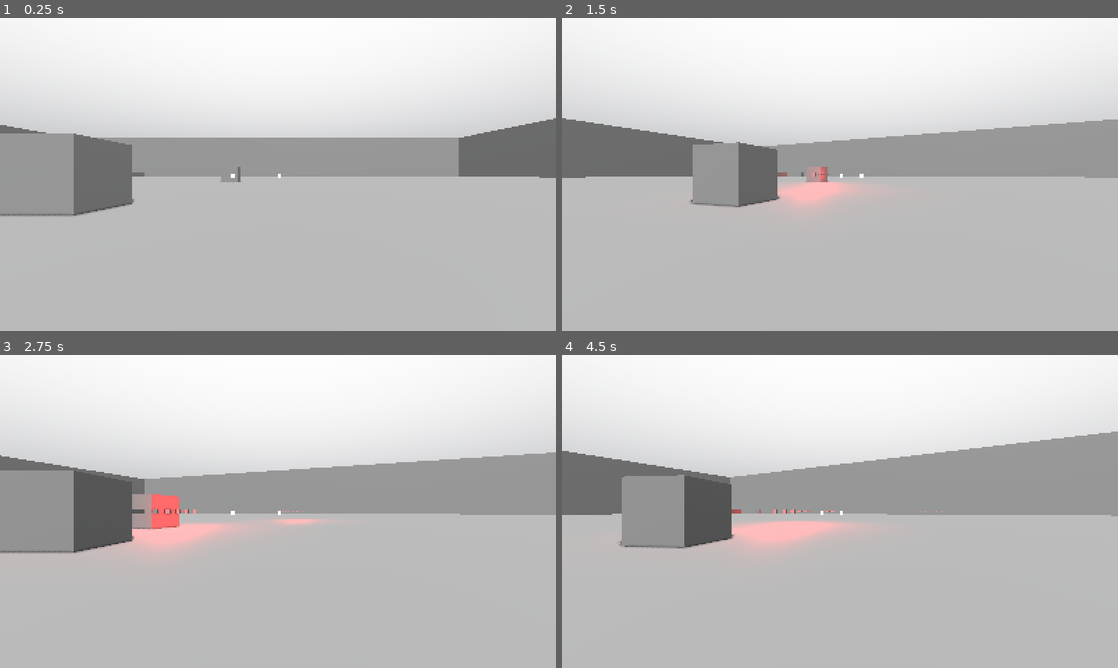
Above: before the commit, frames 1-4 (two rows, left to right).
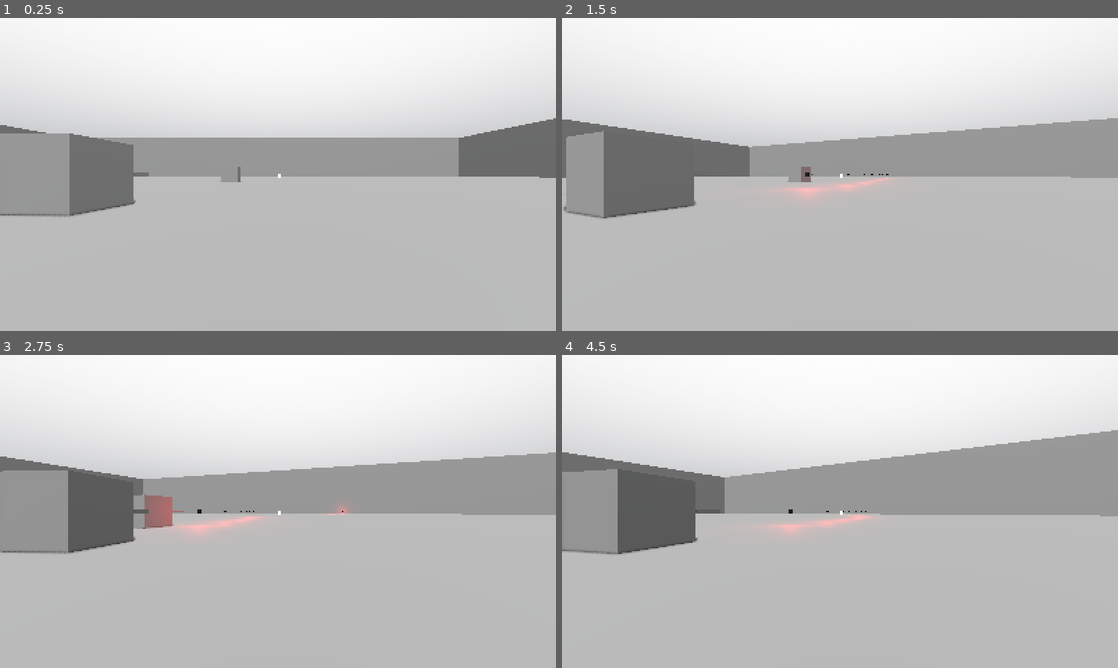
Above: after the commit, the same moments.

Repository: jsoulier/minicraft_plus_plus
Game: Godot game, scene res://scenes/main.tscn
Two runs of this game, one before a commit and one after it. Both use one fixed random seed, a clock stepped at 60 frames per second and the inputs below.
Inputs (mouse positions are in pixels of both pictures, inside the frame that each line leads up to):
- Up to frame 1 (0.25 s): no input
- Up to frame 2 (1.5 s): tap Enter at 0.5 s; move the mouse to (962, 158) at 0.52 s; hold D (right) 0.53-1.28 s; hold Right mouse button (shoot) 0.53-1.28 s; click (962, 158) at 0.67 s; move the mouse to (812, 174) at 1.27 s; hold W (up) from 1.28 s (still down); right-click (812, 174) at 1.35 s
- Up to frame 3 (2.75 s): keep holding W (up); move the mouse to (289, 505) at 2.02 s; hold Right mouse button (shoot) from 2.03 s (still down)
- Up to frame 4 (4.5 s): keep holding W (up); move the mouse to (834, 517) at 2.77 s; release Right mouse button (shoot) at 2.78 s; right-click (834, 517) at 2.85 s; move the mouse to (878, 514) at 3.52 s; hold Right mouse button (shoot) 3.53-4.28 s; move the mouse to (795, 508) at 4.27 s; right-click (795, 508) at 4.35 s

The runs differ from the first frame. In frame 1, 0.3% of the frame differs, in the area x 12-43%, y 36-64%; in frame 2, 7.6%; in frame 3, 2.4%; in frame 4, 8.0%, in the area x 0-100%, y 24-64%.

Commit message:
shooting

Diff:
--- a/project.godot
+++ b/project.godot
@@ -14,6 +14,10 @@
 run/main_scene="uid://dnoouvb1idt3u"
 config/features=PackedStringArray("4.6", "Forward Plus")
 config/icon="res://icon.svg"
+
+[debug_draw_3d]
+
+settings/addon_root_folder="res://addons/debug_draw_3d"
 
 [display]
 
@@ -59,6 +63,7 @@
 
 3d_physics/layer_1="Bot"
 3d_physics/layer_2="Projectile"
+3d_physics/layer_3="World"
 
 [physics]
 
--- a/scenes/bullet.tscn
+++ b/scenes/bullet.tscn
@@ -3,6 +3,9 @@
 [ext_resource type="Script" uid="uid://cmdlitukrwjdp" path="res://scripts/bullet.gd" id="1_mkf8s"]
 
 [sub_resource type="BoxMesh" id="BoxMesh_mkf8s"]
+
+[sub_resource type="StandardMaterial3D" id="StandardMaterial3D_mkf8s"]
+albedo_color = Color(0, 0, 0, 1)
 
 [sub_resource type="BoxShape3D" id="BoxShape3D_y25gk"]
 
@@ -10,11 +13,13 @@
 transform = Transform3D(0.1, 0, 0, 0, 0.1, 0, 0, 0, 0.1, 0, 0, 0)
 top_level = true
 collision_layer = 2
-collision_mask = 3
+collision_mask = 7
 script = ExtResource("1_mkf8s")
+speed = 300.0
 
 [node name="MeshInstance3D" type="MeshInstance3D" parent="." unique_id=2040279116]
 mesh = SubResource("BoxMesh_mkf8s")
+surface_material_override/0 = SubResource("StandardMaterial3D_mkf8s")
 
 [node name="CollisionShape3D" type="CollisionShape3D" parent="." unique_id=1884021906]
 shape = SubResource("BoxShape3D_y25gk")
--- a/scenes/level.tscn
+++ b/scenes/level.tscn
@@ -29,6 +29,8 @@
 
 [node name="Floor" type="StaticBody3D" parent="." unique_id=198609848]
 transform = Transform3D(100, 0, 0, 0, 100, 0, 0, 0, 100, 0, -50, 0)
+collision_layer = 4
+collision_mask = 0
 
 [node name="MeshInstance3D" type="MeshInstance3D" parent="Floor" unique_id=657433525]
 mesh = SubResource("BoxMesh_rd3vj")
@@ -50,6 +52,8 @@
 
 [node name="Wall1" type="StaticBody3D" parent="." unique_id=2007075456]
 transform = Transform3D(100, 0, 0, 0, 100, 0, 0, 0, 100, 100, -40, 0)
+collision_layer = 4
+collision_mask = 0
 
 [node name="MeshInstance3D" type="MeshInstance3D" parent="Wall1" unique_id=1179178056]
 mesh = SubResource("BoxMesh_w7c3h")
@@ -59,6 +63,8 @@
 
 [node name="Wall2" type="StaticBody3D" parent="." unique_id=1491120150]
 transform = Transform3D(100, 0, 0, 0, 100, 0, 0, 0, 100, -100, -40, 0)
+collision_layer = 4
+collision_mask = 0
 
 [node name="MeshInstance3D" type="MeshInstance3D" parent="Wall2" unique_id=1031672867]
 mesh = SubResource("BoxMesh_w7c3h")
@@ -68,6 +74,8 @@
 
 [node name="Wall3" type="StaticBody3D" parent="." unique_id=1419953361]
 transform = Transform3D(100, 0, 0, 0, 100, 0, 0, 0, 100, 0, -40, 100)
+collision_layer = 4
+collision_mask = 0
 
 [node name="MeshInstance3D" type="MeshInstance3D" parent="Wall3" unique_id=1919570792]
 mesh = SubResource("BoxMesh_w7c3h")
@@ -77,6 +85,8 @@
 
 [node name="Wall4" type="StaticBody3D" parent="." unique_id=41465772]
 transform = Transform3D(100, 0, 0, 0, 100, 0, 0, 0, 100, 0, -40, -100)
+collision_layer = 4
+collision_mask = 0
 
 [node name="MeshInstance3D" type="MeshInstance3D" parent="Wall4" unique_id=583249385]
 mesh = SubResource("BoxMesh_w7c3h")
--- a/scenes/player.tscn
+++ b/scenes/player.tscn
@@ -10,8 +10,11 @@
 camera_offset = Vector3(3, 0, 3)
 
 [node name="Camera3D" type="Camera3D" parent="." index="3" unique_id=1740625032]
-transform = Transform3D(1, 0, 0, 0, 1, 0, 0, 0, 1, 0, 1.5, 4)
 top_level = true
+
+[node name="RayCast3D" type="RayCast3D" parent="Camera3D" index="0" unique_id=1689196275]
+target_position = Vector3(0, 0, -1000)
+collision_mask = 5
 
 [node name="Control" type="Control" parent="." index="4" unique_id=1570811846]
 layout_mode = 3
--- a/scripts/bullet.gd
+++ b/scripts/bullet.gd
@@ -2,7 +2,7 @@
 
 @export var speed: float = 100.0
 
-func _physics_process(delta: float) -> void:
+func _physics_process(_delta: float) -> void:
 	velocity = -global_basis.z * speed
 	if move_and_slide():
 		queue_free()
--- a/scripts/player.gd
+++ b/scripts/player.gd
@@ -1,6 +1,6 @@
 extends Node
 
-@export var rotate_speed: float = 0.001
+@export var mouse_sensitivity: float = 0.001
 @export var camera_offset: Vector3 = Vector3.ZERO
 @export var crosshair_length: float = 10.0
 
@@ -8,6 +8,7 @@
 @onready var _camera: Camera3D = $"../Camera3D"
 @onready var _player_crosshair: ColorRect = $"../Control/PlayerCrosshair"
 @onready var _camera_crosshair: ColorRect = $"../Control/CameraCrosshair"
+@onready var _camera_raycast: RayCast3D = $"../Camera3D/RayCast3D"
 
 func _notification(what: int) -> void:
 	if what == NOTIFICATION_WM_WINDOW_FOCUS_OUT:
@@ -18,7 +19,7 @@
 func _input(event: InputEvent) -> void:
 	if Input.get_mouse_mode() == Input.MOUSE_MODE_CAPTURED:
 		if event is InputEventMouseMotion:
-			_camera.rotate_y(-event.relative.x * rotate_speed)
+			_camera.rotate_y(-event.relative.x * mouse_sensitivity)
 	if event is InputEventMouseButton:
 		Input.set_mouse_mode(Input.MOUSE_MODE_CAPTURED)
 	elif event.is_action_pressed(&"unfocus"):
@@ -32,18 +33,18 @@
 			var weapon: Weapon = child
 			weapon.fire()
 
-func _get_screen_position(node: Node3D) -> Vector2:
-	return _camera.unproject_position(node.global_position + -node.global_basis.z * crosshair_length)
-
 func _physics_process(delta: float) -> void:
 	var movement_vector_2d = Input.get_vector("left", "right", "up", "down")
 	var movement_vector = Vector3(movement_vector_2d.x, 0.0, movement_vector_2d.y).normalized()
 	_player.velocity = _player.basis * movement_vector * _player.move_speed
-	var frame_rotate_speed = _player.rotate_speed * delta
-	# TODO: we don't want to align with camera rotation. it should factor camera_offset into account
-	var delta_angle = wrapf(_camera.rotation.y - _player.rotation.y, -PI, PI)
-	_player.rotation.y += clamp(delta_angle, -frame_rotate_speed, frame_rotate_speed)
 	_player.move_and_slide()
-	_camera.global_position = _player.global_position + _player.global_basis * camera_offset
-	_player_crosshair.position = _get_screen_position(_player)
-	_camera_crosshair.position = _get_screen_position(_camera)
+	var rotate_speed = _player.rotate_speed * delta
+	var target_direction = (_camera_raycast.get_collision_point() - _player.global_position).normalized()
+	var target_rotation = atan2(target_direction.z, target_direction.x)
+	var current_direction = _player.global_basis.z
+	var current_rotation = atan2(current_direction.z, current_direction.x)
+	var delta_rotation = wrapf(target_rotation - current_rotation, -PI, PI)
+	_player.rotation.y += clamp(delta_rotation, -rotate_speed, rotate_speed)
+	_camera.global_position = _player.global_position + _camera.global_basis * camera_offset
+	_player_crosshair.position = _camera.unproject_position(_camera_raycast.get_collision_point())
+	_camera_crosshair.position = _camera.unproject_position(_camera.global_position - _camera.global_basis.z)
Not shown, added: addons/debug_draw_3d/debug_draw_3d.gdextension.uid
Not shown, added: addons/debug_draw_3d/libs/.gdignore
Not shown, added: addons/debug_draw_3d/LICENSE
Not shown, added: addons/debug_draw_3d/README.md
Not shown, added: addons/debug_draw_3d/debug_draw_3d.gdextension
Not shown, added: addons/debug_draw_3d/libs/.gitignore
Not shown, added: addons/debug_draw_3d/libs/libdd3d.linux.editor.arm64.so
Not shown, added: addons/debug_draw_3d/libs/libdd3d.linux.editor.x86_64.so
Not shown, added: addons/debug_draw_3d/libs/libdd3d.linux.template_release.arm64.enabled.so
Not shown, added: addons/debug_draw_3d/libs/libdd3d.linux.template_release.arm64.so
Not shown, added: addons/debug_draw_3d/libs/libdd3d.linux.template_release.x86_64.enabled.so
Not shown, added: addons/debug_draw_3d/libs/libdd3d.linux.template_release.x86_64.so
(and 9 more such lines)
